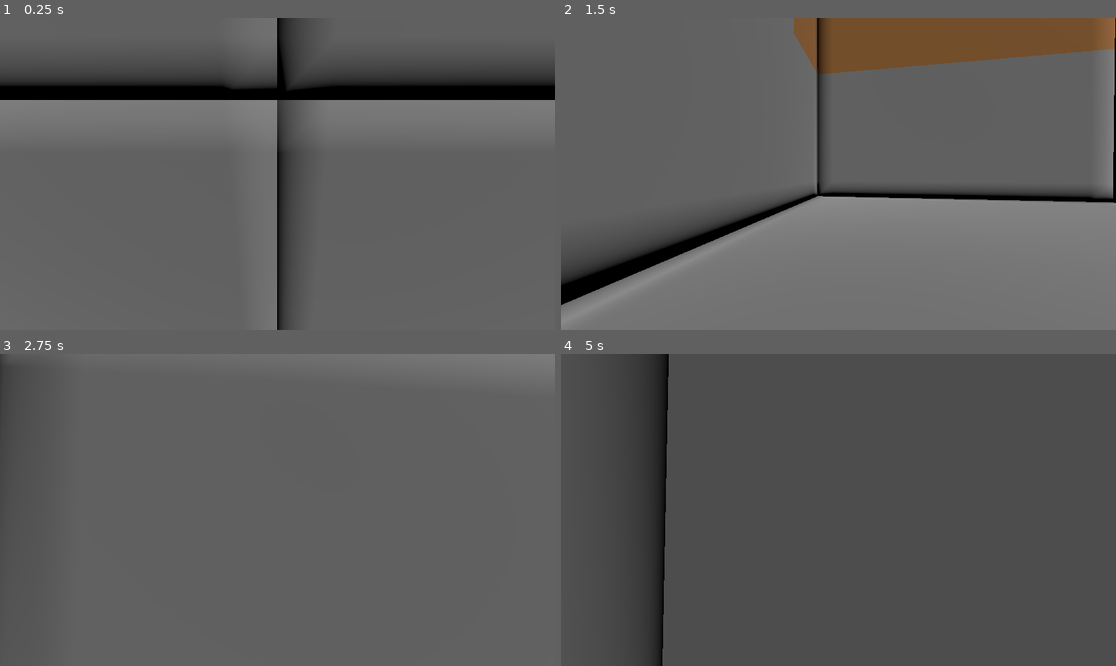
Above: before the commit, frames 1-4 (two rows, left to right).
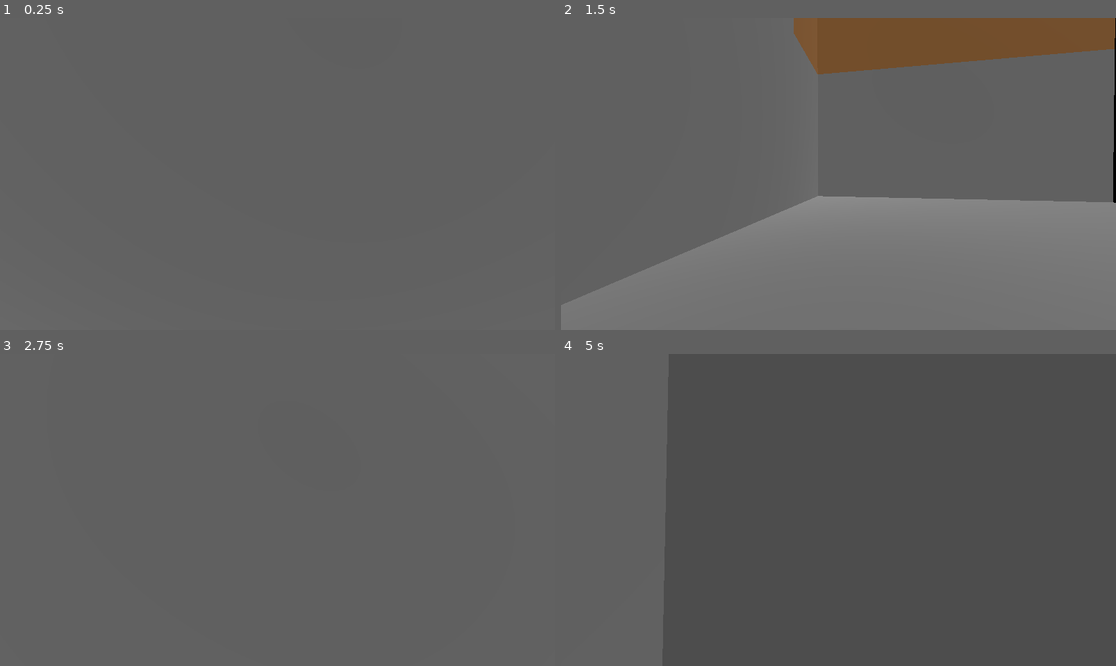
Above: after the commit, the same moments.

Repository: Ephesius/godot-voxels
Game: Godot game, scene res://scenes/world.tscn
The game is run twice, just before and just after one commit, with the same random seed, the same clock (stepped at 60 frames per second) and the same inputs. The project has no main scene, so this scene is started directly.
Inputs (mouse positions are in pixels of both pictures, inside the frame that each line leads up to):
- Up to frame 1 (0.25 s): no input
- Up to frame 2 (1.5 s): tap Enter at 0.5 s; move the mouse to (866, 174) at 0.52 s; hold Shift 0.53-1.28 s; hold Up (ui_up) from 0.53 s (still down); tap Space at 0.77 s; move the mouse to (810, 174) at 1.27 s; tap Ctrl at 1.35 s
- Up to frame 3 (2.75 s): keep holding Up (ui_up); tap Space at 1.52 s; move the mouse to (288, 503) at 2.02 s; hold C from 2.03 s (still down)
- Up to frame 4 (5 s): keep holding Up (ui_up); move the mouse to (832, 516) at 2.77 s; release C at 2.78 s; tap Shift at 2.85 s; tap Space at 3.02, 3.77, 4.52 s; move the mouse to (877, 513) at 3.52 s; hold Ctrl 3.53-4.28 s; move the mouse to (794, 506) at 4.27 s; tap C at 4.35 s

The runs differ from the first frame. In frame 1, 16% of the frame differs, in the area x 0-100%, y 0-100%; in frame 2, 6.5%; in frame 3, 0.8%; in frame 4, 11%.

Commit message:
Add flat shading with manual normals for sharp cube edges
Replace automatic smooth normal generation with manually set flat normals
for each face. This gives voxel blocks crisp, sharp 90-degree edges instead
of rounded appearances.

Each face now has its own perpendicular normal vector:
- Top: (0, 1, 0)
- Bottom: (0, -1, 0)
- Front: (0, 0, 1)
- Back: (0, 0, -1)
- Right: (1, 0, 0)
- Left: (-1, 0, 0)

This creates proper flat shading for a Minecraft-like appearance.

Diff:
--- a/scripts/chunk.gd
+++ b/scripts/chunk.gd
@@ -81,8 +81,7 @@
 				if Block.is_transparent(get_block(x - 1, y, z)):
 					_add_left_face(surface_tool, pos, color)
 
-	# Generate normals and commit
-	surface_tool.generate_normals()
+	# Commit mesh (normals are set manually in face functions for flat shading)
 	mesh = surface_tool.commit()
 
 	# Only set material if mesh has surfaces (i.e., chunk is not empty)
@@ -100,20 +99,27 @@
 	var vertex_1: Vector3 = pos + Vector3(1, 1, 0)
 	var vertex_2: Vector3 = pos + Vector3(1, 1, 1)
 	var vertex_3: Vector3 = pos + Vector3(0, 1, 1)
-
-	# Triangle 1
-	surface_tool.set_color(color)
-	surface_tool.add_vertex(vertex_0)
-	surface_tool.set_color(color)
-	surface_tool.add_vertex(vertex_1)
-	surface_tool.set_color(color)
-	surface_tool.add_vertex(vertex_2)
-
-	# Triangle 2
-	surface_tool.set_color(color)
-	surface_tool.add_vertex(vertex_0)
-	surface_tool.set_color(color)
-	surface_tool.add_vertex(vertex_2)
+	var normal: Vector3 = Vector3(0, 1, 0)  # Up
+
+	# Triangle 1
+	surface_tool.set_normal(normal)
+	surface_tool.set_color(color)
+	surface_tool.add_vertex(vertex_0)
+	surface_tool.set_normal(normal)
+	surface_tool.set_color(color)
+	surface_tool.add_vertex(vertex_1)
+	surface_tool.set_normal(normal)
+	surface_tool.set_color(color)
+	surface_tool.add_vertex(vertex_2)
+
+	# Triangle 2
+	surface_tool.set_normal(normal)
+	surface_tool.set_color(color)
+	surface_tool.add_vertex(vertex_0)
+	surface_tool.set_normal(normal)
+	surface_tool.set_color(color)
+	surface_tool.add_vertex(vertex_2)
+	surface_tool.set_normal(normal)
 	surface_tool.set_color(color)
 	surface_tool.add_vertex(vertex_3)
 
@@ -123,20 +129,27 @@
 	var vertex_1: Vector3 = pos + Vector3(0, 0, 1)
 	var vertex_2: Vector3 = pos + Vector3(1, 0, 1)
 	var vertex_3: Vector3 = pos + Vector3(1, 0, 0)
-
-	# Triangle 1
-	surface_tool.set_color(color)
-	surface_tool.add_vertex(vertex_0)
-	surface_tool.set_color(color)
-	surface_tool.add_vertex(vertex_1)
-	surface_tool.set_color(color)
-	surface_tool.add_vertex(vertex_2)
-
-	# Triangle 2
-	surface_tool.set_color(color)
-	surface_tool.add_vertex(vertex_0)
-	surface_tool.set_color(color)
-	surface_tool.add_vertex(vertex_2)
+	var normal: Vector3 = Vector3(0, -1, 0)  # Down
+
+	# Triangle 1
+	surface_tool.set_normal(normal)
+	surface_tool.set_color(color)
+	surface_tool.add_vertex(vertex_0)
+	surface_tool.set_normal(normal)
+	surface_tool.set_color(color)
+	surface_tool.add_vertex(vertex_1)
+	surface_tool.set_normal(normal)
+	surface_tool.set_color(color)
+	surface_tool.add_vertex(vertex_2)
+
+	# Triangle 2
+	surface_tool.set_normal(normal)
+	surface_tool.set_color(color)
+	surface_tool.add_vertex(vertex_0)
+	surface_tool.set_normal(normal)
+	surface_tool.set_color(color)
+	surface_tool.add_vertex(vertex_2)
+	surface_tool.set_normal(normal)
 	surface_tool.set_color(color)
 	surface_tool.add_vertex(vertex_3)
 
@@ -146,20 +159,27 @@
 	var vertex_1: Vector3 = pos + Vector3(0, 1, 1)
 	var vertex_2: Vector3 = pos + Vector3(1, 1, 1)
 	var vertex_3: Vector3 = pos + Vector3(1, 0, 1)
-
-	# Triangle 1
-	surface_tool.set_color(color)
-	surface_tool.add_vertex(vertex_0)
-	surface_tool.set_color(color)
-	surface_tool.add_vertex(vertex_1)
-	surface_tool.set_color(color)
-	surface_tool.add_vertex(vertex_2)
-
-	# Triangle 2
-	surface_tool.set_color(color)
-	surface_tool.add_vertex(vertex_0)
-	surface_tool.set_color(color)
-	surface_tool.add_vertex(vertex_2)
+	var normal: Vector3 = Vector3(0, 0, 1)  # Forward
+
+	# Triangle 1
+	surface_tool.set_normal(normal)
+	surface_tool.set_color(color)
+	surface_tool.add_vertex(vertex_0)
+	surface_tool.set_normal(normal)
+	surface_tool.set_color(color)
+	surface_tool.add_vertex(vertex_1)
+	surface_tool.set_normal(normal)
+	surface_tool.set_color(color)
+	surface_tool.add_vertex(vertex_2)
+
+	# Triangle 2
+	surface_tool.set_normal(normal)
+	surface_tool.set_color(color)
+	surface_tool.add_vertex(vertex_0)
+	surface_tool.set_normal(normal)
+	surface_tool.set_color(color)
+	surface_tool.add_vertex(vertex_2)
+	surface_tool.set_normal(normal)
 	surface_tool.set_color(color)
 	surface_tool.add_vertex(vertex_3)
 
@@ -169,20 +189,27 @@
 	var vertex_1: Vector3 = pos + Vector3(1, 0, 0)
 	var vertex_2: Vector3 = pos + Vector3(1, 1, 0)
 	var vertex_3: Vector3 = pos + Vector3(0, 1, 0)
-
-	# Triangle 1
-	surface_tool.set_color(color)
-	surface_tool.add_vertex(vertex_0)
-	surface_tool.set_color(color)
-	surface_tool.add_vertex(vertex_1)
-	surface_tool.set_color(color)
-	surface_tool.add_vertex(vertex_2)
-
-	# Triangle 2
-	surface_tool.set_color(color)
-	surface_tool.add_vertex(vertex_0)
-	surface_tool.set_color(color)
-	surface_tool.add_vertex(vertex_2)
+	var normal: Vector3 = Vector3(0, 0, -1)  # Backward
+
+	# Triangle 1
+	surface_tool.set_normal(normal)
+	surface_tool.set_color(color)
+	surface_tool.add_vertex(vertex_0)
+	surface_tool.set_normal(normal)
+	surface_tool.set_color(color)
+	surface_tool.add_vertex(vertex_1)
+	surface_tool.set_normal(normal)
+	surface_tool.set_color(color)
+	surface_tool.add_vertex(vertex_2)
+
+	# Triangle 2
+	surface_tool.set_normal(normal)
+	surface_tool.set_color(color)
+	surface_tool.add_vertex(vertex_0)
+	surface_tool.set_normal(normal)
+	surface_tool.set_color(color)
+	surface_tool.add_vertex(vertex_2)
+	surface_tool.set_normal(normal)
 	surface_tool.set_color(color)
 	surface_tool.add_vertex(vertex_3)
 
@@ -192,20 +219,27 @@
 	var vertex_1: Vector3 = pos + Vector3(1, 0, 1)
 	var vertex_2: Vector3 = pos + Vector3(1, 1, 1)
 	var vertex_3: Vector3 = pos + Vector3(1, 1, 0)
-
-	# Triangle 1
-	surface_tool.set_color(color)
-	surface_tool.add_vertex(vertex_0)
-	surface_tool.set_color(color)
-	surface_tool.add_vertex(vertex_1)
-	surface_tool.set_color(color)
-	surface_tool.add_vertex(vertex_2)
-
-	# Triangle 2
-	surface_tool.set_color(color)
-	surface_tool.add_vertex(vertex_0)
-	surface_tool.set_color(color)
-	surface_tool.add_vertex(vertex_2)
+	var normal: Vector3 = Vector3(1, 0, 0)  # Right
+
+	# Triangle 1
+	surface_tool.set_normal(normal)
+	surface_tool.set_color(color)
+	surface_tool.add_vertex(vertex_0)
+	surface_tool.set_normal(normal)
+	surface_tool.set_color(color)
+	surface_tool.add_vertex(vertex_1)
+	surface_tool.set_normal(normal)
+	surface_tool.set_color(color)
+	surface_tool.add_vertex(vertex_2)
+
+	# Triangle 2
+	surface_tool.set_normal(normal)
+	surface_tool.set_color(color)
+	surface_tool.add_vertex(vertex_0)
+	surface_tool.set_normal(normal)
+	surface_tool.set_color(color)
+	surface_tool.add_vertex(vertex_2)
+	surface_tool.set_normal(normal)
 	surface_tool.set_color(color)
 	surface_tool.add_vertex(vertex_3)
 
@@ -215,19 +249,26 @@
 	var vertex_1: Vector3 = pos + Vector3(0, 1, 0)
 	var vertex_2: Vector3 = pos + Vector3(0, 1, 1)
 	var vertex_3: Vector3 = pos + Vector3(0, 0, 1)
-
-	# Triangle 1
-	surface_tool.set_color(color)
-	surface_tool.add_vertex(vertex_0)
-	surface_tool.set_color(color)
-	surface_tool.add_vertex(vertex_1)
-	surface_tool.set_color(color)
-	surface_tool.add_vertex(vertex_2)
-
-	# Triangle 2
-	surface_tool.set_color(color)
-	surface_tool.add_vertex(vertex_0)
-	surface_tool.set_color(color)
-	surface_tool.add_vertex(vertex_2)
-	surface_tool.set_color(color)
-	surface_tool.add_vertex(vertex_3)
+	var normal: Vector3 = Vector3(-1, 0, 0)  # Left
+
+	# Triangle 1
+	surface_tool.set_normal(normal)
+	surface_tool.set_color(color)
+	surface_tool.add_vertex(vertex_0)
+	surface_tool.set_normal(normal)
+	surface_tool.set_color(color)
+	surface_tool.add_vertex(vertex_1)
+	surface_tool.set_normal(normal)
+	surface_tool.set_color(color)
+	surface_tool.add_vertex(vertex_2)
+
+	# Triangle 2
+	surface_tool.set_normal(normal)
+	surface_tool.set_color(color)
+	surface_tool.add_vertex(vertex_0)
+	surface_tool.set_normal(normal)
+	surface_tool.set_color(color)
+	surface_tool.add_vertex(vertex_2)
+	surface_tool.set_normal(normal)
+	surface_tool.set_color(color)
+	surface_tool.add_vertex(vertex_3)
